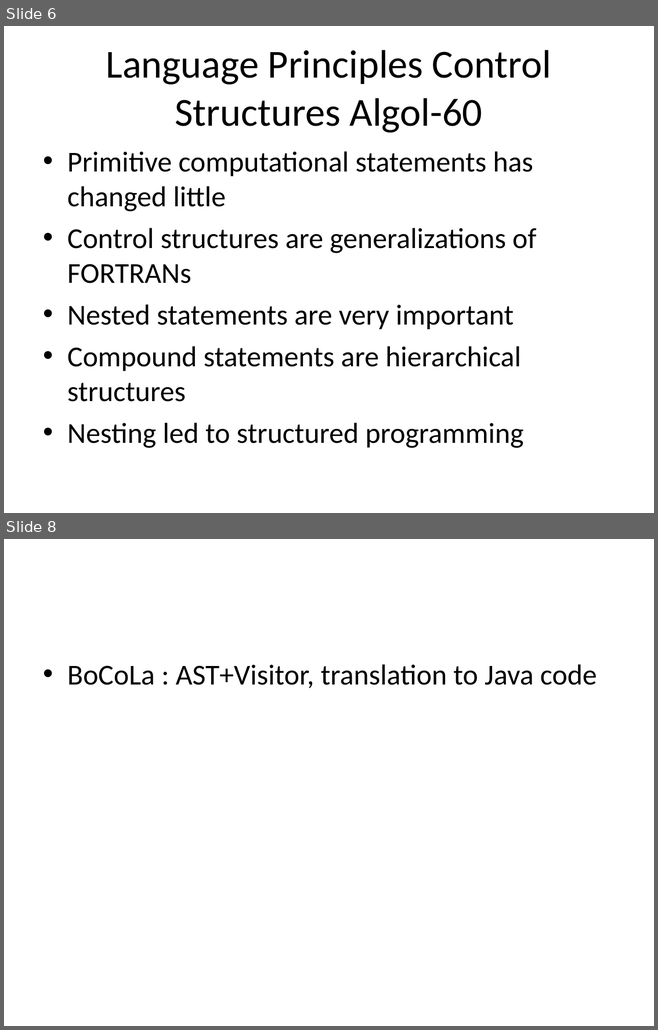
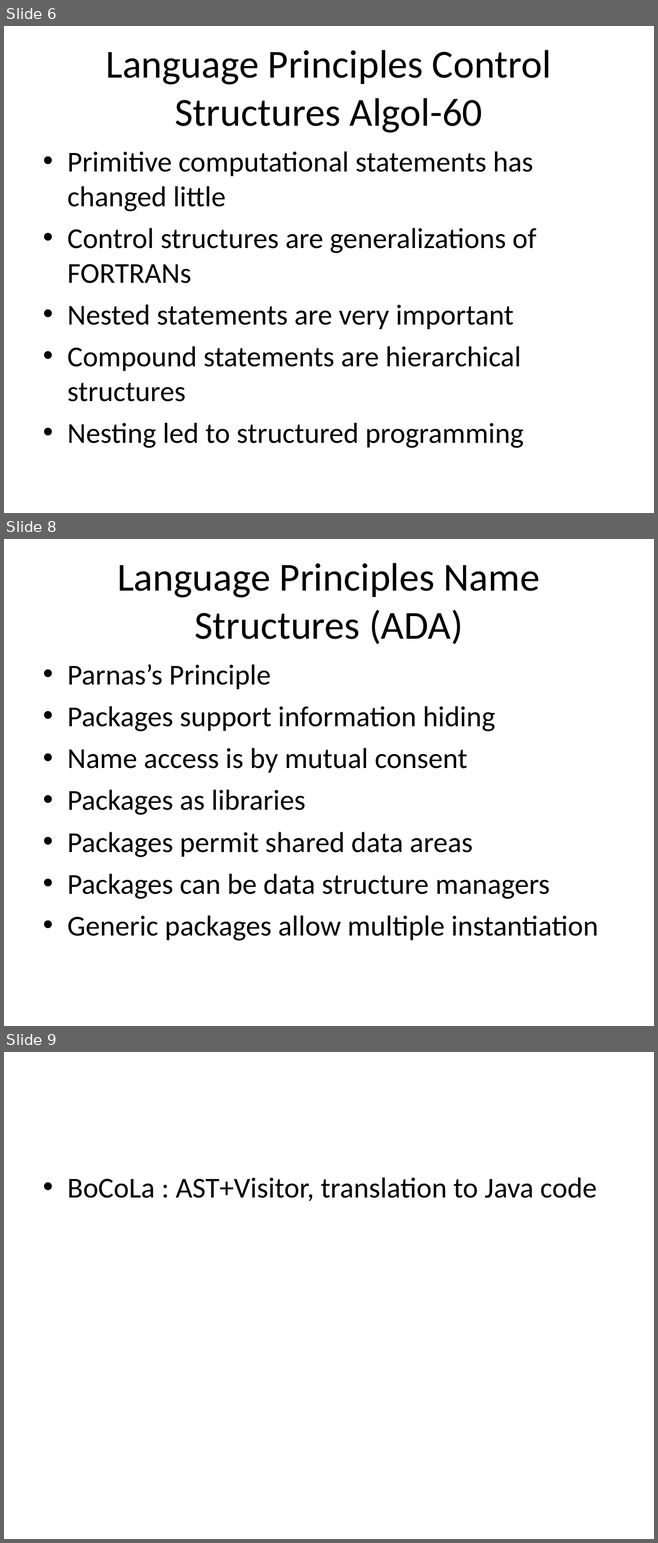
Before and after one commit to isurup/kalle-martin-group, a slide deck: SSE2/slides/4 Language.ppt. Shown one above the other, each under a label of ours: slides 6 and 8 before the commit, slides 6, 8 and 9 after it; the slides between them are not shown. The pictures are 658x1030 and 658x1543 pixels, drawn with LibreOffice and Linux fonts; fonts in the diff are those of the drawing. Boxes give left, top, right and bottom in pixels: in the first picture for what was removed or moved away, otherwise in the second. Text is boxed around its words. In the diff, an @@ line names an element or a change of style, - is before the commit and + after.

```diff
--- a/SSE2/slides/4 Language.ppt
+++ b/SSE2/slides/4 Language.ppt
@@ slide 8 added at [4, 539, 654, 1026], background #FFFFFF @@
@@ title added at [117, 563, 540, 645], 44 pt, text #000000 @@
+Language Principles Name Structures (ADA)
@@ text added at [67, 664, 598, 941], 32 pt, text #000000 @@
+• Parnas’s Principle
+• Packages support information hiding
+• Name access is by mutual consent
+• Packages as libraries
+• Packages permit shared data areas
+• Packages can be data structure managers
+• Generic packages allow multiple instantiation
@@ what was slide 8 is now slide 9 @@
```
Also in this commit, not shown: 1 other slide added, 1 slide removed.
